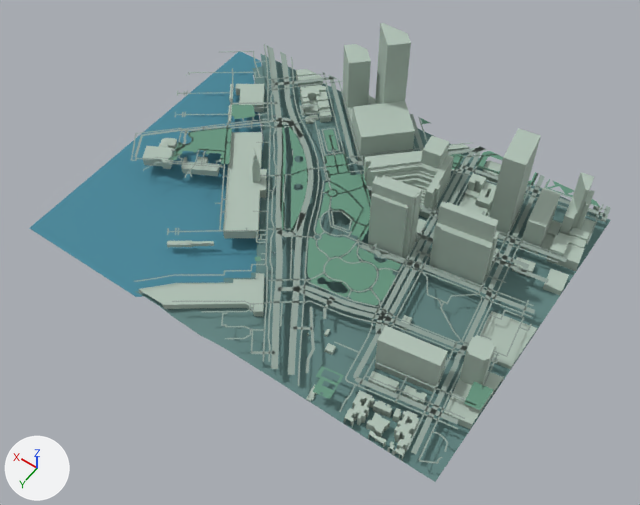
The glTF model apps/web/public/scene/bay-area.glb, before and after one commit.
Before and after are seen from a 50 mm camera at (-492.0, 684.0, 1019.0) aimed at (-45.0, 59.0, 37.0). Arrows for +X, +Y and +Z are at lower left; the lights stay in place. The first picture is the older version. Where no turn or scale is listed for an object, it has been applied to the vertices. Vertices at exactly the same position are counted once.

Names of what the first picture shows: 'buildings-1', 'roads-1', 'roads-2', 'roads-3', 'roads-4', 'roads-5', 'roads-6', 'roads-7', 'shoreline-water', 'terrain-1', 'vegetation-1', 'vegetation-2' and 2 more.
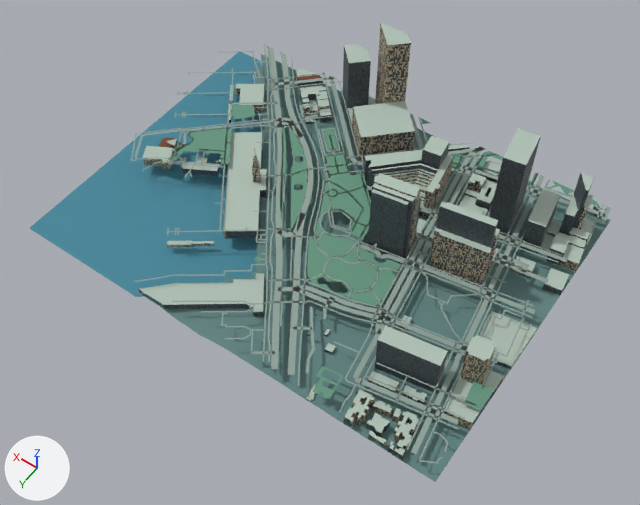
What changed in the scene script:
```text
Add img_roofingtiles006_1k_jpg_color:
    img_roofingtiles006_1k_jpg_color = load_image('RoofingTiles006_1K-JPG_Color', '_unpacked/RoofingTiles006_1K-JPG_Color', 1024, 1024, 'sRGB')
Add img_facade001_1k_jpg_color:
    img_facade001_1k_jpg_color = load_image('Facade001_1K-JPG_Color', '_unpacked/Facade001_1K-JPG_Color', 1024, 1024, 'sRGB')
Add img_facade003_1k_jpg_color:
    img_facade003_1k_jpg_color = load_image('Facade003_1K-JPG_Color', '_unpacked/Facade003_1K-JPG_Color', 1024, 1024, 'sRGB')
Change mat_buildings:
    where n0 = _N.new('ShaderNodeBsdfPrincipled'); n0.name = 'Principled BSDF'
    add n0.inputs[0].default_value = (0.43, 0.53, 0.46, 1.0)  # 'Base Color', light grey #afc0b5
    remove n2 = _N.new('ShaderNodeMix'); n2.name = 'Mix'
    remove n2.data_type = 'RGBA'
    remove n2.blend_type = 'MULTIPLY'
    remove n2.inputs[0].default_value = 1.0  # 'Factor'
    remove n2.inputs[7].default_value = (0.43, 0.53, 0.46, 1.0)  # 'B', light grey #afc0b5
    remove n3 = _N.new('ShaderNodeVertexColor'); n3.name = 'Color Attribute'
    remove _L.new(n2.outputs[2], n0.inputs[0])  # 'Result' to 'Base Color'
    remove _L.new(n3.outputs[0], n2.inputs[6])  # 'Color' to 'A'
Add mat_generic_roofingtiles006:
    mat_generic_roofingtiles006 = principled_material('generic-RoofingTiles006')
    mat_generic_roofingtiles006.texture = img_roofingtiles006_1k_jpg_color
    mat_generic_roofingtiles006.roughness = 0.9
Add mat_generic_facade001:
    mat_generic_facade001 = principled_material('generic-Facade001')
    mat_generic_facade001.texture = img_facade001_1k_jpg_color
    mat_generic_facade001.roughness = 0.45
Add mat_generic_facade003:
    mat_generic_facade003 = principled_material('generic-Facade003')
    mat_generic_facade003.texture = img_facade003_1k_jpg_color
Change me_buildings_1_mesh:
    where me_buildings_1_mesh.from_pydata(...)  # 2464 vertices, 3678 faces; spans x -324.0..324.0, y -250.0..250.0, z -90.0..90.0
    used by ob_buildings_1; location = (-26.0, 0.0, 100.0)
    me_buildings_1_mesh part 1: 269 vertices moved from x -324.0..317.0, y -250.0..107.0, z -80.0..56.0 to x -324.0..317.0, y -250.0..107.0, z -80.0..52.0; 30 vertices removed from x -156.0..173.0, y -219.0..1.0, z -74.0..56.0; 30 vertices added at x -156.0..173.0, y -219.0..1.0, z -75.0..52.0
    me_buildings_1_mesh part 2: 133 vertices moved from x -324.0..-187.0, y 82.0..250.0, z -75.0..-63.0 to x -324.0..-187.0, y 82.0..250.0, z -78.0..-63.0; 3 vertices removed from x -295.0..-283.0, y 132.0..141.0, z -75.0; 3 vertices added at x -295.0..-283.0, y 132.0..141.0, z -78.0
    me_buildings_1_mesh part 3: 2921 kept faces spanning x -324.0..324.0, y -250.0..250.0, z -90.0..90.0 get new texture (UV) coordinates
    me_buildings_1_mesh part 4: 763 faces spanning x -324.0..287.0, y -250.0..250.0, z -84.0..77.0 switch from mat_buildings to mat_generic_facade001 (picture img_facade001_1k_jpg_color)
    me_buildings_1_mesh part 5: 1357 faces spanning x -324.0..324.0, y -250.0..250.0, z -90.0..90.0 switch from mat_buildings to mat_generic_facade003 (picture img_facade003_1k_jpg_color)
    me_buildings_1_mesh part 6: 24 faces spanning x 139.0..313.0, y -250.0..32.0, z -72.0..-12.0 switch from mat_buildings to mat_generic_roofingtiles006 (picture img_roofingtiles006_1k_jpg_color)
```

Changed parts and their boxes (x1, y1, x2, y2) in the pictures (640 x 505 px; the box of a moved part takes in the faces that stretch with it):
'buildings-1', recoloured, reshaped: (138, 23, 600, 461) in both
part 1 of me_buildings_1_mesh, moved or reshaped: (223, 69, 595, 295) in both
part 2 of me_buildings_1_mesh, moved or reshaped: before (344, 371, 504, 452); after (344, 370, 505, 452)
part 3 of me_buildings_1_mesh, surface changed: (138, 24, 599, 461) in both
part 4 of me_buildings_1_mesh, recoloured: (138, 47, 590, 461) in both
part 5 of me_buildings_1_mesh, recoloured: (143, 24, 598, 452) in both
part 6 of me_buildings_1_mesh, recoloured: (159, 75, 322, 147) in both
